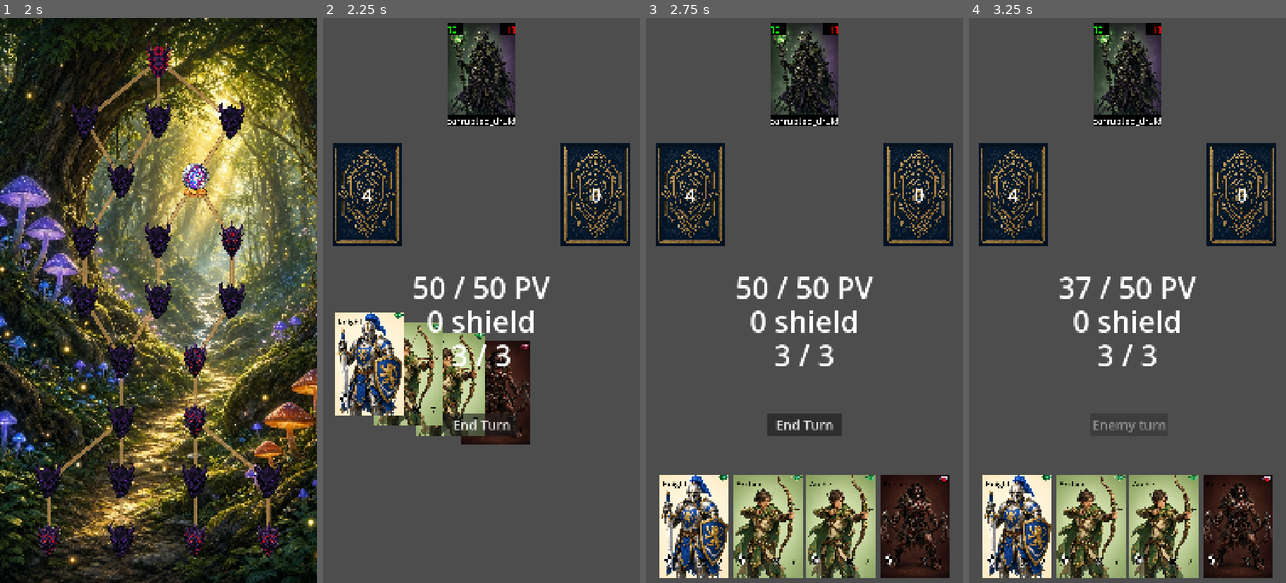
Above: before the commit, frames 1-4 (left to right).
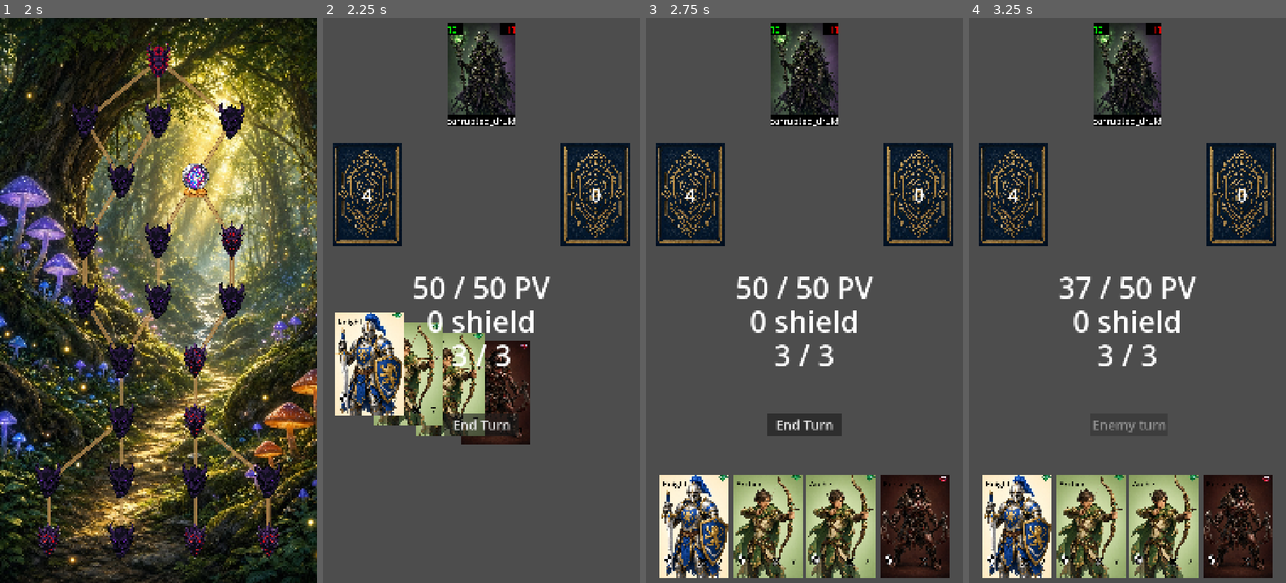
Above: after the commit, the same moments.

Repository: hugocardin/cardinDeckBuildingRoguelike
Game: Godot game, scene res://scenes/home/Home.tscn
Two runs of this game, one before a commit and one after it. Both use one fixed random seed, a clock stepped at 60 frames per second and the inputs below.
Inputs (mouse positions are in pixels of both pictures, inside the frame that each line leads up to):
- Up to frame 1 (2 s): click "Start battle" at 0.5 s; click "Knight" at 1.25 s
- Up to frame 2 (2.25 s): click (370, 537) at 2.02 s
- Up to frame 3 (2.75 s): no input
- Up to frame 4 (3.25 s): click "End Turn" at 2.75 s

Frame 1 is identical in both runs. In frame 2, less than 0.1% of the frame differs, in the area x 21-65%, y 52-59%; in frame 3, less than 0.1%; in frame 4, less than 0.1%.

Commit message:
- Added new image for missing portrait. - Added function into CardDatabase to have an one time check (called in GameState._ready) to make sure all portraits of all player cards exist. - CardInstance : renamed get_rarety to get_rarity - Added the card templates and card gems into the constants with preload to have a check they exist when running the game and also it makes the Card's code cleaner.

Diff:
--- a/components/card/Card.gd
+++ b/components/card/Card.gd
@@ -27,28 +27,16 @@
 func setup(card_instance: CardInstance, card_scale: Vector2 = Vector2.ONE) -> void:
 	instance = card_instance
 	scale = card_scale
+	var rarity: Constants.CardRarity = instance.get_rarity()
 
-	var rarety_name: String = ""
-	var card_rarety: Constants.CardRarity = instance.get_rarety()
-
-	if card_rarety == Constants.CardRarity.EMERALD:
-		rarety_name = "emerald"
-	elif card_rarety == Constants.CardRarity.RUBY:
-		rarety_name = "ruby"
-	elif card_rarety == Constants.CardRarity.DIAMOND:
-		rarety_name = "diamond"
-
-	var card_image_path: String = "res://assets/cards/card_" + rarety_name + ".jpg"
-	card_image_reference.texture = load(card_image_path)
+	card_image_reference.texture = Constants.CARD_FRAMES[rarity]
 
 	# Note : the cards which had been generated because today are hidding the frame because it takes
 	# the whole space, fine for now, in the future they will all get removed and the new one fit
 	# correctly as been png with transparent background.
-	var character_image_path: String = "res://assets/player_cards/" + instance.card_id + ".png"
-	character_image_reference.texture = load(character_image_path)
+	character_image_reference.texture = CardDatabase.get_portrait(instance.card_id)
 
-	var gem_image_path: String = "res://assets/cards/" + rarety_name + ".png"
-	gem_image_reference.texture = load(gem_image_path)
+	gem_image_reference.texture = Constants.CARD_GEMS[rarity]
 
 	refresh()
 
--- a/components/card/Card.tscn
+++ b/components/card/Card.tscn
@@ -23,7 +23,7 @@
 texture = ExtResource("3_ak506")
 
 [node name="GemImage" type="Sprite2D" parent="." unique_id=125283403]
-position = Vector2(332, -532)
+position = Vector2(326, -534)
 scale = Vector2(0.15, 0.15)
 texture = ExtResource("4_o72a7")
 
@@ -79,4 +79,4 @@
 theme_type_variation = &"PlayerCardNameLabel"
 text = "Tj Tj Tj Tj Tj Tj Tj "
 fit_content = true
-autowrap_mode = 0
+autowrap_mode = 2
--- a/scripts/CardDatabase.gd
+++ b/scripts/CardDatabase.gd
@@ -118,6 +118,7 @@
 		"max_upgrades": 2,
 		"upgrade": { "type": "flat", "attack": 3, "shield": 3 }
 	},
+	# TODO: balance
 	"serpenta": {
 		"rarity": Constants.CardRarity.EMERALD,
 		"attack": 10,
@@ -125,6 +126,7 @@
 		"max_upgrades": 2,
 		"upgrade": { "type": "flat", "attack": 3, "shield": 1 }
 	},
+	# TODO: balance
 	"archeron": {
 		"rarity": Constants.CardRarity.RUBY,
 		"attack": 10,
@@ -132,6 +134,7 @@
 		"max_upgrades": 2,
 		"upgrade": { "type": "flat", "attack": 3, "shield": 1 }
 	},
+	# TODO: balance
 	"pitido_le_t": {
 		"rarity": Constants.CardRarity.RUBY,
 		"attack": 10,
@@ -139,6 +142,7 @@
 		"max_upgrades": 2,
 		"upgrade": { "type": "flat", "attack": 3, "shield": 1 }
 	},
+	# TODO: balance
 	"tharche": {
 		"rarity": Constants.CardRarity.EMERALD,
 		"attack": 10,
@@ -146,6 +150,7 @@
 		"max_upgrades": 2,
 		"upgrade": { "type": "flat", "attack": 3, "shield": 1 }
 	},
+	# TODO: balance
 	"titigra": {
 		"rarity": Constants.CardRarity.DIAMOND,
 		"attack": 10,
@@ -203,6 +208,25 @@
 		}
 	}
 }
+
+static func _get_portrait_path(card_id: String) -> String:
+	return Constants.PORTRAIT_DIR + card_id + ".png"
+
+## Returns the card's portrait, or a visible placeholder if the file is missing.
+static func get_portrait(card_id: String) -> Texture2D:
+	var path: String = _get_portrait_path(card_id)
+	if ResourceLoader.exists(path):
+		return load(path)
+	push_error("Missing portrait for card '%s': %s" % [card_id, path])
+	return Constants.MISSING_PORTRAIT
+
+## Checks every card at once. Stops the game in debug builds if any card has no portrait.
+static func validate_portraits() -> void:
+	var missing: Array[String] = []
+	for card_id: String in CARDS.keys():
+		if not ResourceLoader.exists(_get_portrait_path(card_id)):
+			missing.append(card_id)
+	assert(missing.is_empty(), "Cards missing portraits: %s" % ", ".join(missing))
 
 static func reward_pool_ids() -> Array[String]:
 	var starters: Dictionary[String, bool] = {}
--- a/scripts/CardInstance.gd
+++ b/scripts/CardInstance.gd
@@ -22,7 +22,7 @@
 func get_stat(stat: String) -> int:
 	return def().get(stat, 0) + CardUpgradeRule.bonus(self, stat)
 
-func get_rarety() -> Constants.CardRarity:
+func get_rarity() -> Constants.CardRarity:
 	return def().get("rarity", Constants.CardRarity.EMERALD)
 
 func get_attack() -> int:
--- a/scripts/Constants.gd
+++ b/scripts/Constants.gd
@@ -52,6 +52,22 @@
 
 enum CardRarity {EMERALD, RUBY, DIAMOND}
 
+const CARD_FRAMES: Dictionary[CardRarity, Texture2D] = {
+	CardRarity.EMERALD: preload("res://assets/cards/card_emerald.jpg"),
+	CardRarity.RUBY: preload("res://assets/cards/card_ruby.jpg"),
+	CardRarity.DIAMOND: preload("res://assets/cards/card_diamond.jpg"),
+}
+
+const CARD_GEMS: Dictionary[CardRarity, Texture2D] = {
+	CardRarity.EMERALD: preload("res://assets/cards/emerald.png"),
+	CardRarity.RUBY: preload("res://assets/cards/ruby.png"),
+	CardRarity.DIAMOND: preload("res://assets/cards/diamond.png"),
+}
+
+const PORTRAIT_DIR: String = "res://assets/player_cards/"
+
+const MISSING_PORTRAIT: Texture2D = preload("res://assets/cards/missing_portrait.png")
+
 const CARD_RARITY_WEIGHTS: Dictionary[LevelType, Dictionary] = {
 	LevelType.NORMAL_BATTLE: {
 		CardRarity.EMERALD: 65, CardRarity.RUBY: 25, CardRarity.DIAMOND: 10,
--- a/scripts/GameState.gd
+++ b/scripts/GameState.gd
@@ -11,6 +11,9 @@
 var current_node: MapNode
 
 func _ready() -> void:
+	if OS.is_debug_build():
+		CardDatabase.validate_portraits()
+
 	reset()
 
 func set_character(character_name: String) -> void:
Binary file added: assets/cards/missing_portrait.png
Not shown, added: assets/cards/missing_portrait.png.import
